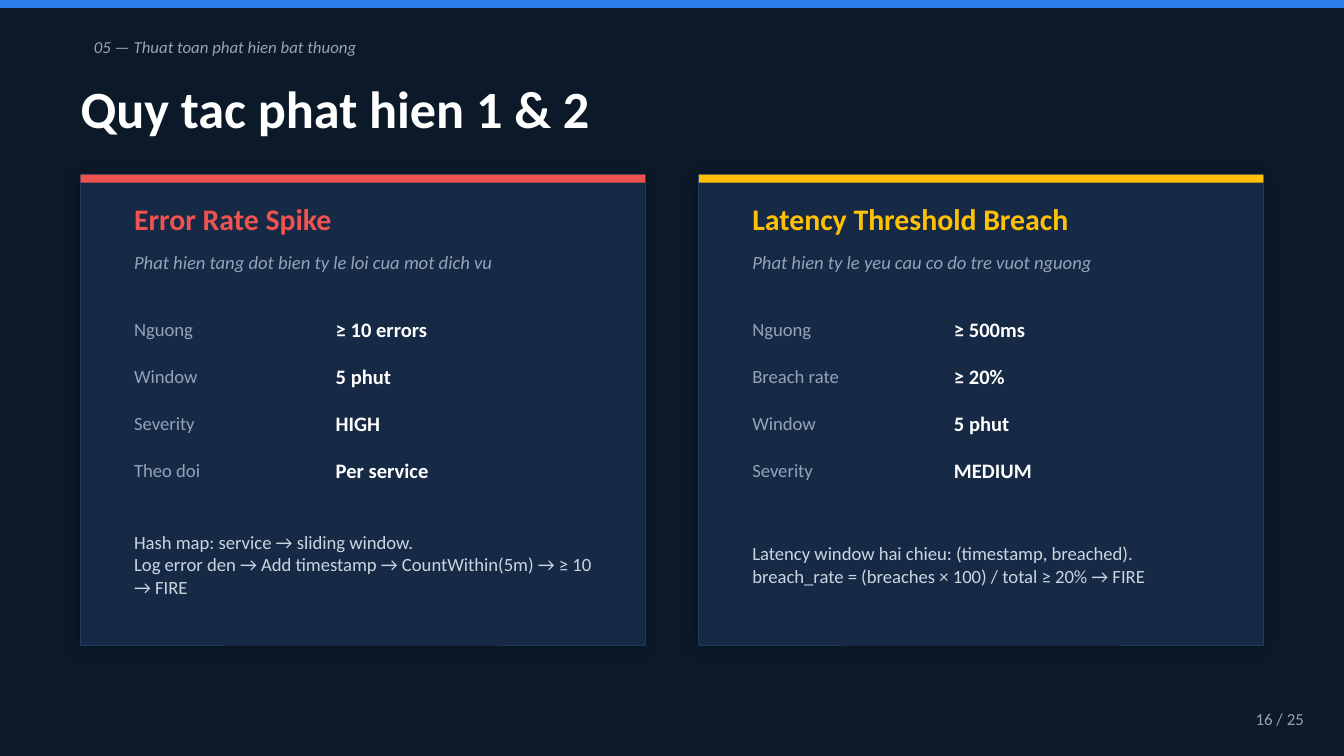
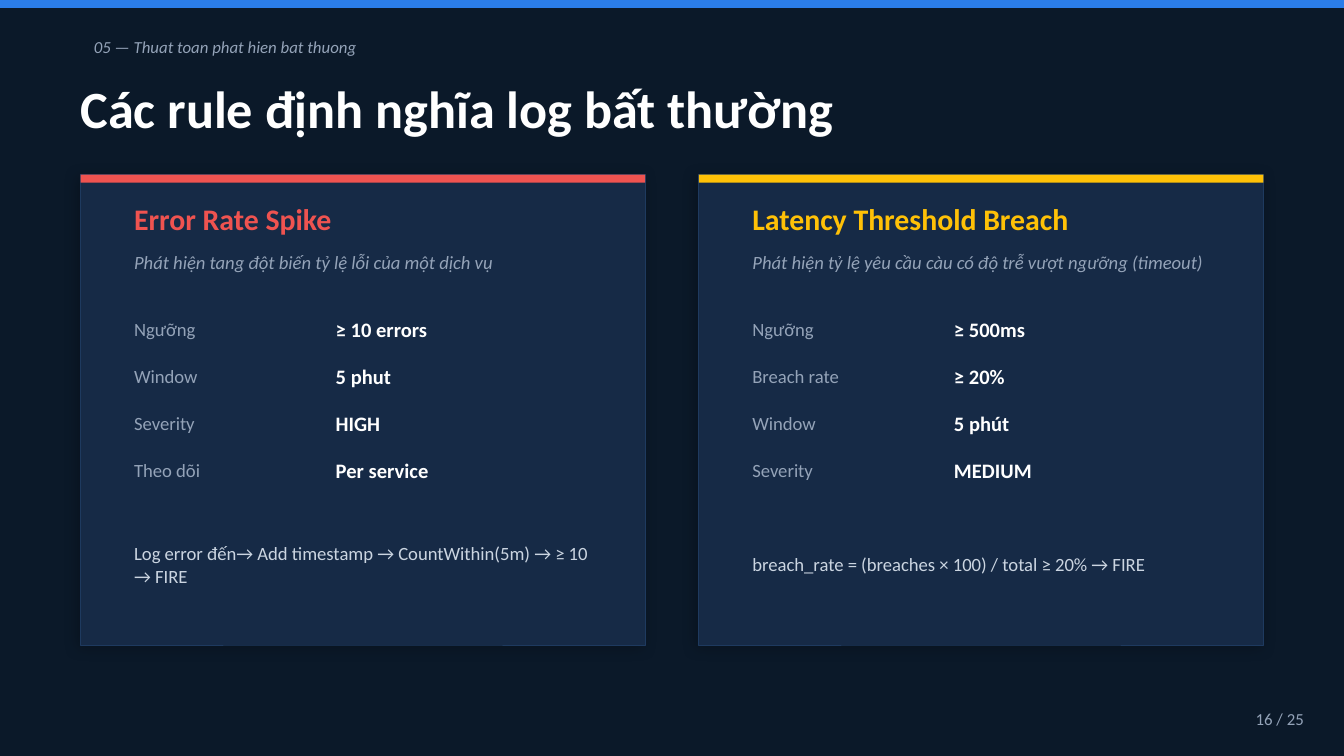
Before and after one commit to tienlamict/log-analytics-and-anomaly-detection, a slide deck: slide 15 of docs/presentation.pptx (slide 16 before the commit). Drawn at 1344x756 pixels with LibreOffice and Linux fonts; fonts in the diff are those of the drawing. Boxes give left, top, right and bottom in pixels: in the first picture for what was removed or moved away, otherwise in the second. Text is boxed around its words. In the diff, an @@ line names an element or a change of style, - is before the commit and + after.

```diff
--- a/docs/presentation.pptx
+++ b/docs/presentation.pptx
@@ text at <box>81,88,833,138</box>: text changed @@
-Quy tac phat hien 1 & 2
+Các rule định nghĩa log bất thường
@@ text at <box>134,254,493,272</box>: text changed @@
-Phat hien tang dot bien ty le loi cua mot dich vu
+Phát hiện tang đột biến tỷ lệ lỗi của một dịch vụ
@@ text at <box>752,254,1203,272</box>: text changed @@
-Phat hien ty le yeu cau co do tre vuot nguong
+Phát hiện tỷ lệ yêu cầu càu có độ trễ vượt ngưỡng (timeout)
@@ text at <box>134,323,195,339</box>: text changed @@
-Nguong
+Ngưỡng
@@ text at <box>752,323,813,339</box>: text changed @@
-Nguong
+Ngưỡng
@@ text at <box>954,416,1009,435</box>: text changed @@
-5 phut
+5 phút
@@ text at <box>134,464,200,477</box>: text changed @@
-Theo doi
+Theo dõi
@@ text at <box>134,546,588,583</box>: text changed @@
-Hash map: service → sliding window.
-Log error den → Add timestamp → CountWithin(5m) → ≥ 10 → FIRE
+Log error đến→ Add timestamp → CountWithin(5m) → ≥ 10 → FIRE
@@ text at <box>752,546,1133,563</box>: paragraph removed @@
-Latency window hai chieu: (timestamp, breached).
```
Also in this commit, not shown: 16 other slides changed, 3 slides added, 8 slides removed.
